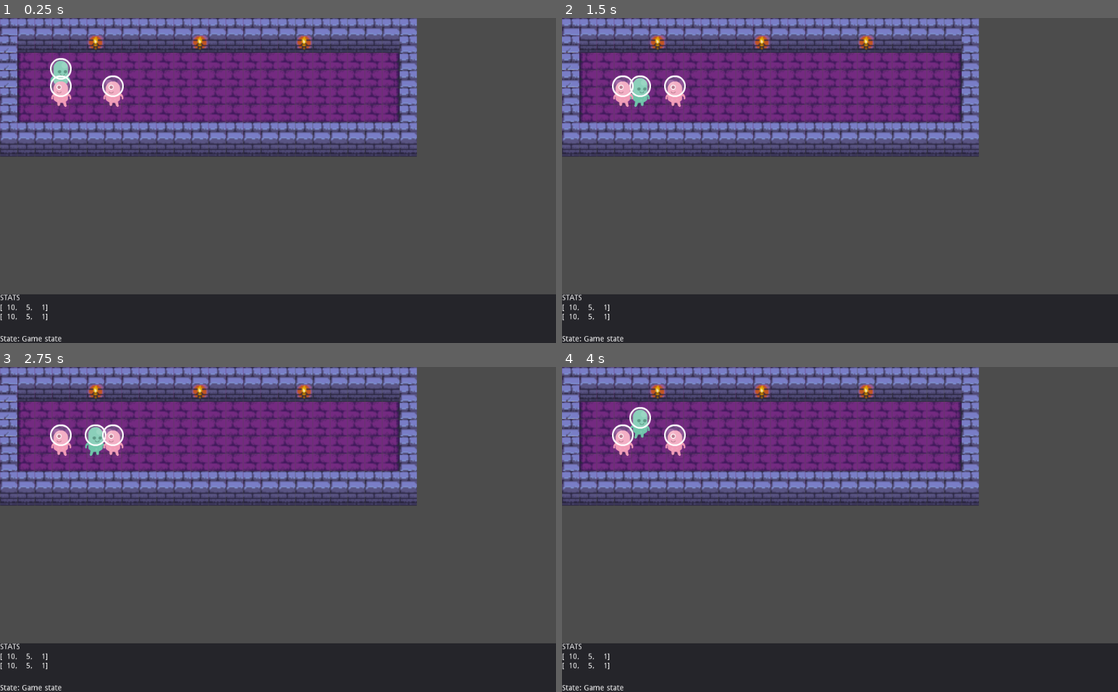
Above: before the commit, frames 1-4 (two rows, left to right).
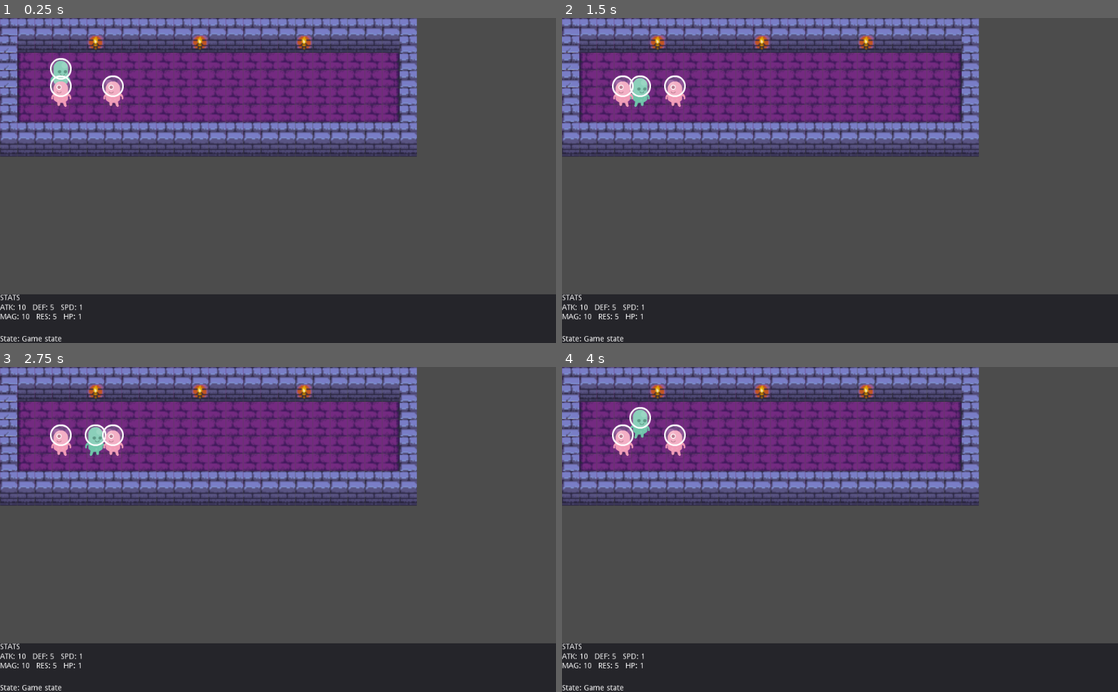
Above: after the commit, the same moments.

Repository: Shoes01/souls-1
Game: Godot game, scene res://Main.tscn
Two runs of this game, one before a commit and one after it. Both use one fixed random seed, a clock stepped at 60 frames per second and the inputs below.
Inputs:
- Up to frame 1 (0.25 s): no input
- Up to frame 2 (1.5 s): tap Enter (ui_accept) at 0.5, 0.77, 1.25 s; hold Right (ui_right) 0.53-1.28 s; hold G (custom_item_pickup) 0.53-1.28 s; hold Down (ui_down) from 1.28 s (still down); tap G (custom_item_pickup) at 1.35 s
- Up to frame 3 (2.75 s): tap Enter (ui_accept) at 1.52, 2 s; release Down (ui_down) at 2.03 s; hold Right (ui_right) from 2.03 s (still down); hold G (custom_item_pickup) from 2.03 s (still down)
- Up to frame 4 (4 s): tap Enter (ui_accept) at 2.75, 3.02, 3.5, 3.77 s; release Right (ui_right) at 2.78 s; release G (custom_item_pickup) at 2.78 s; hold Up (ui_up) 2.78-3.53 s; tap G (custom_item_pickup) at 2.85 s; hold Left (ui_left) from 3.53 s (still down); hold G (custom_item_pickup) from 3.53 s (still down)

The runs differ from the first frame. In frame 1, 0.2% of the frame differs, in the area x 0-15%, y 88-94%; in frame 2, 0.2%; in frame 3, 0.2%; in frame 4, 0.2%.

Commit message:
Displaying how job and souls relate for stats
A soul provides values, and a job assigns those values to a stat.

Diff:
--- a/components/subcomponents/SoulSubComponent.gd
+++ /dev/null
@@ -1,41 +0,0 @@
-class_name SoulSubComponent
-
-
-var soul : Array
-
-
-# The left-most column goes to the far-right.
-func rotate_left() -> void:
-	for x in range(0, len(soul)):
-		# Pop the fist element and push it to the back.
-		soul[x].push_back(soul[x].pop_front())
-
-
-# The right-most column goes to the far-left.
-func rotate_right() -> void:
-	for x in range(0, len(soul)):
-		# Pop the last element, and push it to the front.
-		soul[x].push_front(soul[x].pop_back())
-
-
-# The top-most row goes to the bottom.
-func rotate_up() -> void:
-	soul.push_back(soul.pop_front())
-
-
-# The bottom-most row goes to the top.
-func rotate_down() -> void:
-	soul.push_front(soul.pop_back())
-
-
-
-
-# Merge two souls. ## KEEPING THIS HERE, BUT PROBABLY DOESN'T BELONG HERE
-func merge_with(new_soul_component: SoulComponent, soul_component: SoulComponent) -> void:
-	var new_soul = new_soul_component.get_soul()
-	var soul = soul_component.get_soul()
-	for x in range(0, len(new_soul)):
-		for y in range(0, len(new_soul[x])):
-			soul[x][y] += new_soul[x][y]
-
-	soul_component.set_soul(soul)
--- a/entity/Entity.gd
+++ b/entity/Entity.gd
@@ -31,3 +31,26 @@
 	var old_parent: Node = component.get_parent()
 	if old_parent: old_parent.remove_child(component)
 	add_child(component)
+
+
+func get_stats() -> String:
+	var soul_component = get_component("SoulComponent")
+	var job_component = get_component("JobComponent")
+
+	if soul_component == null or job_component == null:
+		return "STATS ARE BROKEN"
+
+	var soul = soul_component.get_soul()
+	var job_stats = job_component.get_stat_assignment()
+
+	var result: String = ""
+
+	for x in range(0, len(soul)):
+		for y in range(0, len(soul[0])):
+			var soul_integer = soul[x][y]
+			var job_stat = job_stats[x][y]
+
+			result += job_stat + ": " + str(soul_integer) + "   "
+		result += "\n"
+
+	return result
--- a/project.godot
+++ b/project.godot
@@ -84,11 +84,6 @@
 "language": "GDScript",
 "path": "res://factories/SoulFactory.gd"
 }, {
-"base": "Reference",
-"class": "SoulSubComponent",
-"language": "GDScript",
-"path": "res://components/subcomponents/SoulSubComponent.gd"
-}, {
 "base": "Sprite",
 "class": "SpriteComponent",
 "language": "GDScript",
@@ -115,7 +110,6 @@
 "MovementSystem": "",
 "SoulComponent": "",
 "SoulFactory": "",
-"SoulSubComponent": "",
 "SpriteComponent": "",
 "StatSubSystem": ""
 }
--- a/ui/CharacterMenu.gd
+++ b/ui/CharacterMenu.gd
@@ -11,7 +11,7 @@
 
 	var text : String
 	var job_name: String = entity.get_component("JobComponent").get_name()
-	var soul: String = entity.get_component("SoulComponent").get_soul_string()
+	var soul: String = entity.get_stats()
 
 	text = job_name + "\n" + soul
 
--- a/ui/ConsumeSubMenu.gd
+++ b/ui/ConsumeSubMenu.gd
@@ -48,7 +48,7 @@
 
 
 func _update_menu() -> void:
-	var presoul_text: String = _cached_entity.get_component("SoulComponent").get_soul_string()
+	var presoul_text: String = _cached_entity.get_stats()
 	$Panel2/HBoxContainer/VBoxContainer/PreSoul.set_text(presoul_text)
 
 	var newsoul_text: String = _cached_selected_item.get_component("SoulComponent").get_soul_string()
@@ -57,16 +57,15 @@
 	# This code is laregly copied from the SoulComponent.
 	var presoul = _cached_entity.get_component("SoulComponent").get_soul()
 	var newsoul = _cached_selected_item.get_component("SoulComponent").get_soul()
+	var job_stats = _cached_entity.get_component("JobComponent").get_stat_assignment()
 
 	var merged_soul_text: String = ""
 	for x in range(0, len(presoul)):
-		merged_soul_text += "["
 		for y in range(0, len(presoul[0])):
-			var value = newsoul[x][y] + presoul[x][y]
-			var string: String = "%4d, " % value
-			merged_soul_text += string
-		merged_soul_text.erase(merged_soul_text.length() - 2, 2)
-		merged_soul_text += "]\n"
+			var soul_integer = newsoul[x][y] + presoul[x][y]
+			var job_stat = job_stats[x][y]
+			merged_soul_text += job_stat + ": " + str(soul_integer) + "   "
+		merged_soul_text += "\n"
 
 	$Panel2/HBoxContainer/VBoxContainer3/MergedSoul.set_text(merged_soul_text)
 
--- a/ui/HUD.gd
+++ b/ui/HUD.gd
@@ -10,6 +10,6 @@
 
 	for child in get_tree().get_nodes_in_group("pc"):
 		# there is only one.
-		text = child.get_component("SoulComponent").get_soul_string()
+		text = child.get_stats()
 
 	$Panel/HBoxContainer/Body.set_text(text)
Not shown, changed: TODO.md
